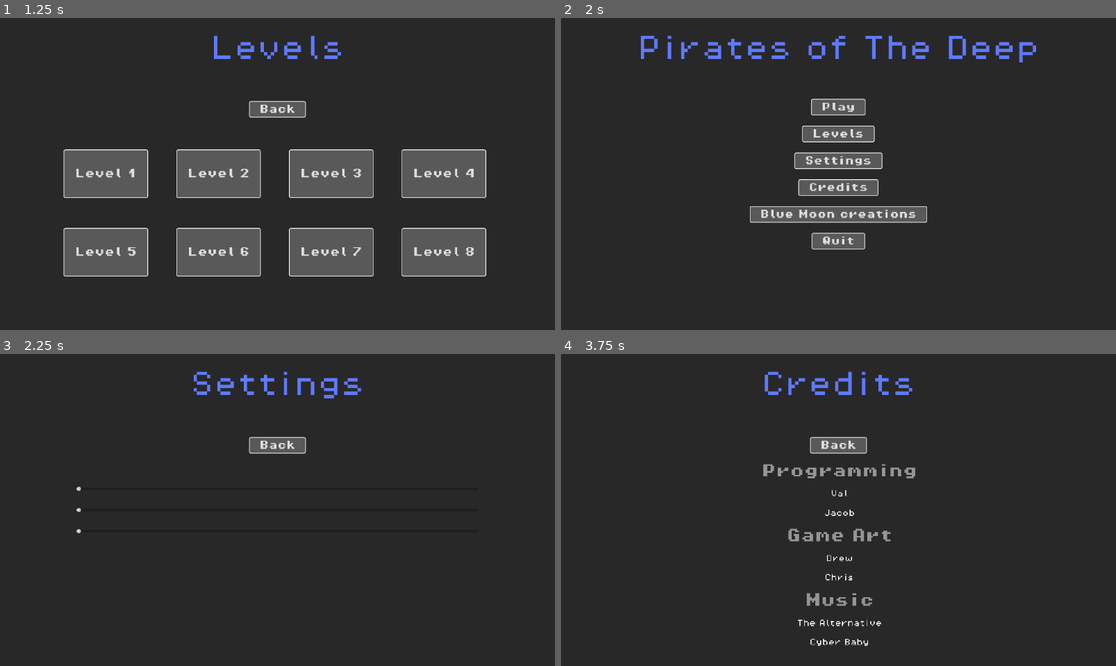
Above: before the commit, frames 1-4 (two rows, left to right).
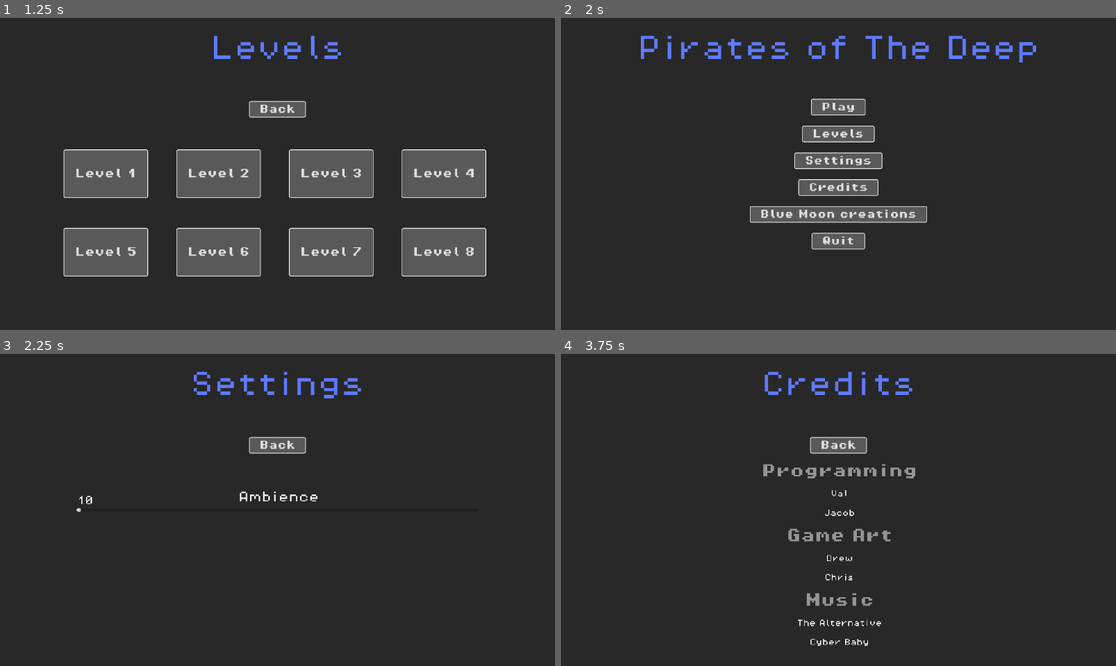
Above: after the commit, the same moments.

Repository: val-XR/GameJamApril2025
Game: Godot game, scene res://Menus/MainMenu/MainMenu.tscn
The game is run twice, just before and just after one commit, with the same random seed, the same clock (stepped at 60 frames per second) and the same inputs. The engine's default icon, where the game draws it, is replaced by a stand-in: a white triangle on a blue panel in a dark square.
Inputs:
- Up to frame 1 (1.25 s): click "Levels" at 0.5 s
- Up to frame 2 (2 s): click "Back" at 1.25 s
- Up to frame 3 (2.25 s): click "Settings" at 2 s
- Up to frame 4 (3.75 s): click "Back" at 2.75 s; click "Credits" at 3.5 s

Frames 1-2 are identical in both runs. In frame 3, 0.2% of the frame differs, in the area x 13-58%, y 42-58%; in frame 4, nothing differs.

Commit message:
Started word on audio sliders
AHHHHHHHHHHHHHHHHHHHHHHHHHH!!!!!

Diff:
--- /dev/null
+++ b/Audio/audio_scene.tscn
@@ -0,0 +1,12 @@
+[gd_scene load_steps=2 format=3 uid="uid://myq2ctmpcduv"]
+
+[ext_resource type="AudioStream" uid="uid://c77hecnscowds" path="res://Audio/underwater-19568.mp3" id="1_vo0ct"]
+
+[node name="AudioScene" type="Node"]
+
+[node name="Audio Player" type="AudioStreamPlayer2D" parent="."]
+stream = ExtResource("1_vo0ct")
+panning_strength = 0.0
+bus = &"Ambience"
+playback_type = 1
+parameters/looping = true
--- /dev/null
+++ b/Audio/default_bus_layout.tres
@@ -0,0 +1,21 @@
+[gd_resource type="AudioBusLayout" format=3 uid="uid://coqrm3yvyie0c"]
+
+[resource]
+bus/1/name = &"SFX"
+bus/1/solo = false
+bus/1/mute = false
+bus/1/bypass_fx = false
+bus/1/volume_db = 0.0
+bus/1/send = &"Master"
+bus/2/name = &"Ambience"
+bus/2/solo = false
+bus/2/mute = false
+bus/2/bypass_fx = false
+bus/2/volume_db = 0.0
+bus/2/send = &"Master"
+bus/3/name = &"Music"
+bus/3/solo = false
+bus/3/mute = false
+bus/3/bypass_fx = false
+bus/3/volume_db = 0.0
+bus/3/send = &"Master"
--- a/Menus/CreditsMenu/CreditsMenu.tscn
+++ b/Menus/CreditsMenu/CreditsMenu.tscn
@@ -1,7 +1,7 @@
 [gd_scene load_steps=5 format=3 uid="uid://wqtrfy4tqydk"]
 
 [ext_resource type="Script" uid="uid://cjh1hwip4s1b" path="res://Menus/CreditsMenu/credits_menu.gd" id="1_4p2do"]
-[ext_resource type="Theme" uid="uid://bj6c6uajd8ida" path="res://MainMenuTheme.tres" id="2_my6i0"]
+[ext_resource type="Theme" uid="uid://bj6c6uajd8ida" path="res://Menus/MainMenuTheme.tres" id="2_my6i0"]
 [ext_resource type="FontFile" uid="uid://byiu2mr5m14uk" path="res://Menus/Fonts/PixelOperator8-Bold.ttf" id="2_tqoak"]
 [ext_resource type="FontFile" uid="uid://d2p47n8ulcq1l" path="res://Menus/Fonts/PixelOperator8.ttf" id="3_4p2do"]
 
--- a/Menus/LevelsMenu/LevelsMenu.tscn
+++ b/Menus/LevelsMenu/LevelsMenu.tscn
@@ -1,7 +1,7 @@
 [gd_scene load_steps=4 format=3 uid="uid://gwwk3rjfds72"]
 
 [ext_resource type="Script" uid="uid://kgskc2evj2n4" path="res://Menus/LevelsMenu/levels_menu.gd" id="1_d1cbm"]
-[ext_resource type="Theme" uid="uid://bj6c6uajd8ida" path="res://MainMenuTheme.tres" id="1_yerww"]
+[ext_resource type="Theme" uid="uid://bj6c6uajd8ida" path="res://Menus/MainMenuTheme.tres" id="1_yerww"]
 [ext_resource type="Texture2D" uid="uid://b1pot3h5bdirq" path="res://icon.svg" id="2_d1cbm"]
 
 [node name="MenuSample" type="CanvasLayer"]
--- a/Menus/MainMenu/MainMenu.tscn
+++ b/Menus/MainMenu/MainMenu.tscn
@@ -1,7 +1,8 @@
-[gd_scene load_steps=3 format=3 uid="uid://brfskibobit42"]
+[gd_scene load_steps=4 format=3 uid="uid://brfskibobit42"]
 
-[ext_resource type="Theme" uid="uid://bj6c6uajd8ida" path="res://MainMenuTheme.tres" id="1_3e31c"]
+[ext_resource type="Theme" uid="uid://bj6c6uajd8ida" path="res://Menus/MainMenuTheme.tres" id="1_3e31c"]
 [ext_resource type="Script" uid="uid://1u6wqbmhoi7p" path="res://Menus/MainMenu/main_menu.gd" id="1_qq57v"]
+[ext_resource type="Script" uid="uid://drba74uj0kmah" path="res://Menus/MainMenu/auto_load.gd" id="3_jyye3"]
 
 [node name="MenuSample" type="CanvasLayer"]
 script = ExtResource("1_qq57v")
@@ -99,6 +100,9 @@
 text = "Quit
 "
 
+[node name="AutoLoad" type="Node" parent="."]
+script = ExtResource("3_jyye3")
+
 [connection signal="pressed" from="Control/VBoxContainer/Play" to="." method="_on_play_pressed"]
 [connection signal="pressed" from="Control/VBoxContainer/Levels" to="." method="_on_levels_pressed"]
 [connection signal="pressed" from="Control/VBoxContainer/Settings" to="." method="_on_settings_pressed"]
--- /dev/null
+++ b/Menus/MainMenu/auto_load.gd
@@ -0,0 +1,8 @@
+extends Node
+
+
+# Called when the node enters the scene tree for the first time.
+func _ready() -> void:
+	## set ambience bus. Converts 1.5 to db. (16.4 db)
+	AudioServer.set_bus_volume_db(AudioServer.get_bus_index("Ambience"), linear_to_db(1.5 / 10.0))
+	pass
--- a/Menus/MainMenu/main_menu.gd
+++ b/Menus/MainMenu/main_menu.gd
@@ -35,6 +35,5 @@
 
 
 
-
 func _on_quit_pressed() -> void:
 	get_tree().quit()
--- a/Menus/SettingsMenu/SettingsMenu.tscn
+++ b/Menus/SettingsMenu/SettingsMenu.tscn
@@ -1,10 +1,13 @@
-[gd_scene load_steps=3 format=3 uid="uid://b8u0wtgfur3ed"]
+[gd_scene load_steps=4 format=3 uid="uid://b8u0wtgfur3ed"]
 
 [ext_resource type="Script" uid="uid://tqtt376upsu7" path="res://Menus/SettingsMenu/settings_menu.gd" id="1_rj8ut"]
-[ext_resource type="Theme" uid="uid://bj6c6uajd8ida" path="res://MainMenuTheme.tres" id="2_pbme0"]
+[ext_resource type="Theme" uid="uid://bj6c6uajd8ida" path="res://Menus/MainMenuTheme.tres" id="2_pbme0"]
+[ext_resource type="FontFile" uid="uid://d2p47n8ulcq1l" path="res://Menus/Fonts/PixelOperator8.ttf" id="3_6qxfb"]
 
-[node name="SettingsMenu" type="CanvasLayer"]
+[node name="SettingsMenu" type="CanvasLayer" node_paths=PackedStringArray("ambience_slider", "ambience_label")]
 script = ExtResource("1_rj8ut")
+ambience_slider = NodePath("Control/VBoxContainer/Ambience Slider")
+ambience_label = NodePath("Control/VBoxContainer/Ambience Slider/Ambinece Slider Label")
 
 [node name="ColorRect" type="ColorRect" parent="."]
 z_as_relative = false
@@ -76,13 +79,42 @@
 grow_vertical = 2
 theme_override_constants/separation = 55
 
-[node name="HSlider" type="HSlider" parent="Control/VBoxContainer"]
+[node name="Ambience Slider" type="HSlider" parent="Control/VBoxContainer"]
 layout_mode = 2
+max_value = 10.0
+step = 0.5
 
-[node name="HSlider2" type="HSlider" parent="Control/VBoxContainer"]
-layout_mode = 2
+[node name="Ambinece Slider Label" type="Label" parent="Control/VBoxContainer/Ambience Slider"]
+layout_mode = 0
+offset_left = 0.385684
+offset_top = -39.098
+offset_right = 56.3857
+offset_bottom = -7.09796
+theme_override_fonts/font = ExtResource("3_6qxfb")
+theme_override_font_sizes/font_size = 32
+text = "10"
+horizontal_alignment = 1
+vertical_alignment = 1
 
-[node name="HSlider3" type="HSlider" parent="Control/VBoxContainer"]
-layout_mode = 2
+[node name="Ambinece Slider Label2" type="Label" parent="Control/VBoxContainer/Ambience Slider"]
+layout_mode = 1
+anchors_preset = 8
+anchor_left = 0.5
+anchor_top = 0.5
+anchor_right = 0.5
+anchor_bottom = 0.5
+offset_left = -131.04
+offset_top = -61.658
+offset_right = 92.9598
+offset_bottom = -29.658
+grow_horizontal = 2
+grow_vertical = 2
+scale = Vector2(1.20255, 1.20255)
+theme_override_fonts/font = ExtResource("3_6qxfb")
+theme_override_font_sizes/font_size = 32
+text = "Ambience"
+horizontal_alignment = 1
+vertical_alignment = 1
 
 [connection signal="pressed" from="Control/VBoxContainer2/Back" to="." method="_on_back_pressed"]
+[connection signal="value_changed" from="Control/VBoxContainer/Ambience Slider" to="." method="_on_ambience_slider_value_changed"]
--- a/Menus/SettingsMenu/settings_menu.gd
+++ b/Menus/SettingsMenu/settings_menu.gd
@@ -1,8 +1,31 @@
 extends CanvasLayer
 
-
+@export var ambience_slider : Slider
+@export var ambience_label : Label
 
 
 
 func _on_back_pressed() -> void:
 	get_tree().change_scene_to_file("res://Menus/MainMenu/MainMenu.tscn")
+
+
+
+func _ready() -> void:
+	## set ambience bus. Converts 1.5 to db. (16.4 db)
+	#AudioServer.set_bus_volume_db(AudioServer.get_bus_index("Ambience"), linear_to_db(1.5 / 10.0))
+	#ambience_slider.value = 1.5
+	pass
+
+#Ambience Slider
+func _on_ambience_slider_value_changed(value: float) -> void:
+	var bus_name = "Ambience"
+	var bus_index = AudioServer.get_bus_index(bus_name)
+
+	# Convert 0–10 slider to dB (-80 to 0)
+	var db = linear_to_db(value / 10.0)  # Normalize first (0–1), then convert
+	print("Ambience db set to: " + str(db))
+
+	# Apply volume and mute if it's too low
+	AudioServer.set_bus_volume_db(bus_index, db)
+	AudioServer.set_bus_mute(bus_index, value <= 0.01)
+	ambience_label.text = str(value)
--- /dev/null
+++ b/default_bus_layout.tres
@@ -0,0 +1,22 @@
+[gd_resource type="AudioBusLayout" format=3 uid="uid://e87chjh8obx7"]
+
+[resource]
+bus/0/volume_db = -0.130497
+bus/1/name = &"SFX"
+bus/1/solo = false
+bus/1/mute = false
+bus/1/bypass_fx = false
+bus/1/volume_db = 0.0
+bus/1/send = &"Master"
+bus/2/name = &"Ambience"
+bus/2/solo = false
+bus/2/mute = false
+bus/2/bypass_fx = false
+bus/2/volume_db = -16.3935
+bus/2/send = &"Master"
+bus/3/name = &"Music"
+bus/3/solo = false
+bus/3/mute = false
+bus/3/bypass_fx = false
+bus/3/volume_db = 0.0
+bus/3/send = &"Master"
--- a/project.godot
+++ b/project.godot
@@ -17,10 +17,16 @@
 boot_splash/image="uid://ciivsggsl0civ"
 config/icon="uid://dx0ywom18bpga"
 
+[audio]
+
+buses/default_bus_layout="res://Audio/default_bus_layout.tres"
+
 [autoload]
 
 CollectedScrap="*res://collected_scrap.gd"
 ResourcesDictionary="*res://resources_dictionary.gd"
+AudioScene="*res://Audio/audio_scene.tscn"
+SettingsMenu="*res://Menus/SettingsMenu/settings_menu.gd"
 
 [layer_names]
 
Not shown, added: Audio/underwater-19568.mp3.import
Not shown, added: Menus/MainMenu/auto_load.gd.uid
Renamed: MainMenuTheme.tres -> Menus/MainMenuTheme.tres
Not shown, added: Audio/underwater-19568.mp3
Not shown, added: Menus/SettingsMenu/SettingsMenu.tscn10760993898.tmp
